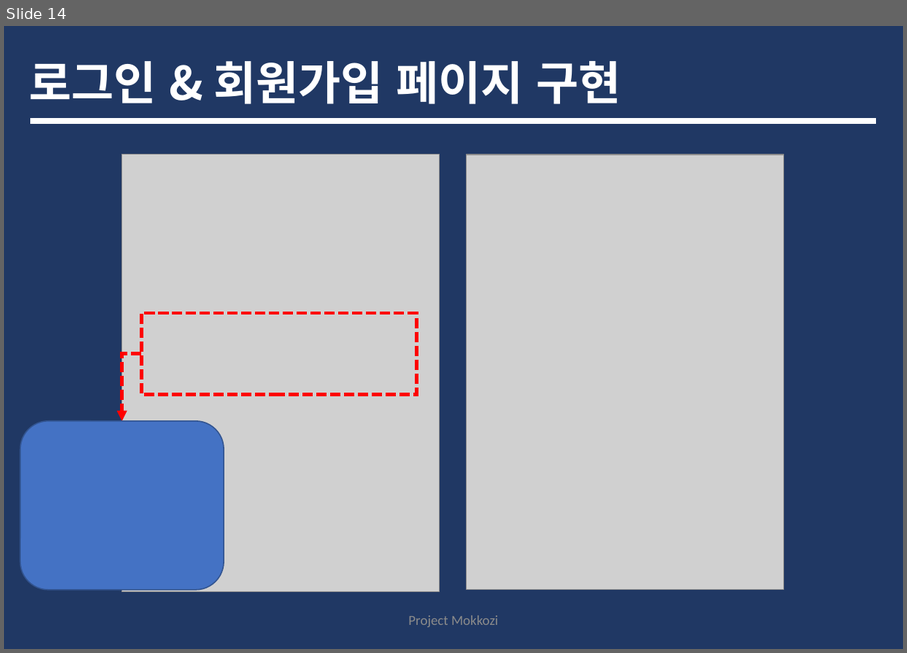
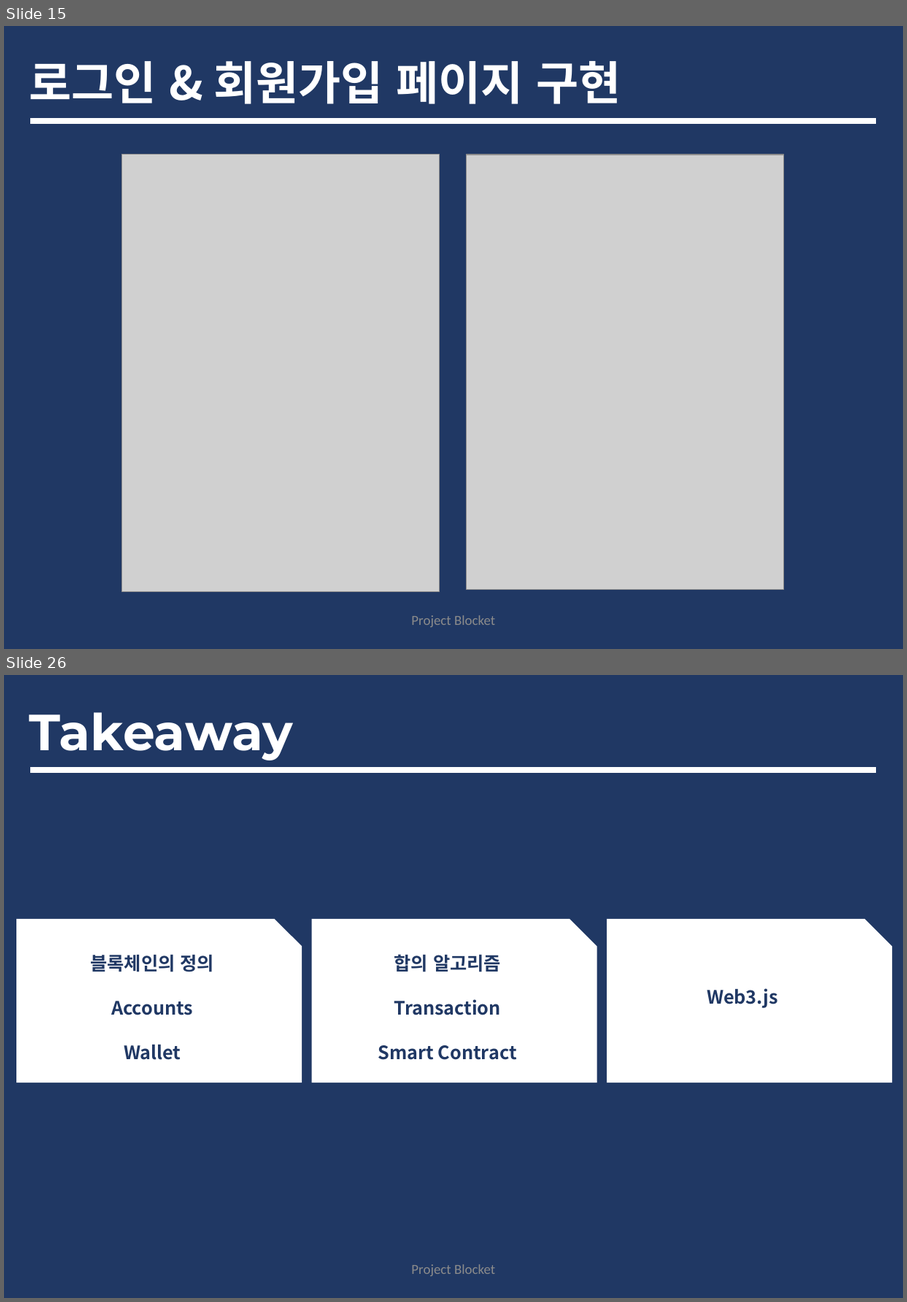
Before and after one commit to tofan0412/Algorithm, a slide deck: 취준/조웅현 포트폴리오.pptx. Shown one above the other, each under a label of ours: slide 14 before the commit, slides 15 and 26 after it; the slides between them are not shown. The pictures are 907x653 and 907x1302 pixels, drawn with LibreOffice and Linux fonts; fonts in the diff are those of the drawing; grey boxes stand for pictures. Boxes give left, top, right and bottom in pixels: in the first picture for what was removed or moved away, otherwise in the second. Text is boxed around its words. In the diff, an @@ line names an element or a change of style, - is before the commit and + after.

```diff
--- a/취준/조웅현 포트폴리오.pptx
+++ b/취준/조웅현 포트폴리오.pptx
@@ slide 26 added at (4, 675, 903, 1298), background #203864 @@
@@ title added at (30, 712, 293, 760), 44 pt, text #FFFFFF, bold @@
+Takeaway
@@ line added from (33, 771) to (873, 771), #FFFFFF 5 pt @@
@@ snip rect added at (16, 919, 302, 1083), fill #FFFFFF, 16 pt, text #203864, bold @@
+블록체인의 정의
+Accounts
+Wallet
@@ snip rect added at (312, 919, 597, 1083), fill #FFFFFF, 16 pt, text #203864, bold @@
+합의 알고리즘
+Transaction
+Smart Contract
@@ snip rect added at (607, 919, 892, 1083), fill #FFFFFF, 16 pt, text #203864, bold @@
+Web3.js
@@ text added at (411, 1264, 495, 1276), 12 pt, text #8C8C8C @@
+Project Blocket
@@ what was slide 14 is now slide 15 @@
@@ slide 15 changed as well @@
@@ rectangle removed at (142, 314, 416, 395) @@
@@ elbow arrow removed from (142, 354) to (122, 420) @@
@@ rounded rectangle removed at (21, 420, 224, 589) @@
@@ text at (411, 615, 495, 627): text changed @@
-Project Mokkozi
+Project Blocket
```
Also in this commit, not shown: 13 other slides changed, 12 other slides added.
